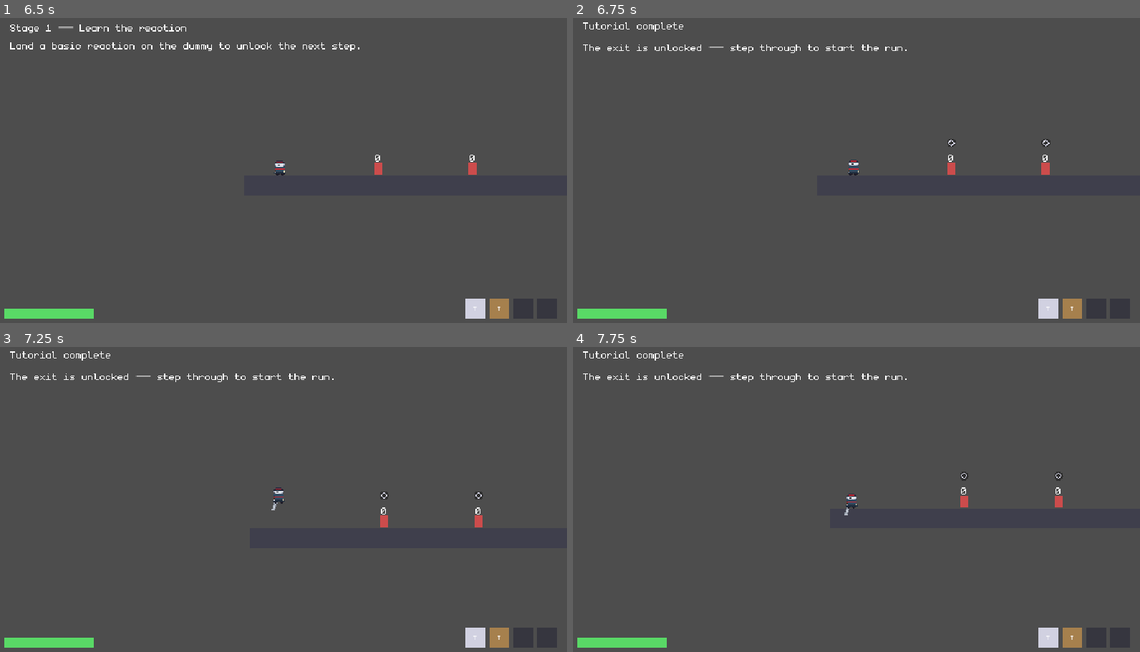
Above: before the commit, frames 1-4 (two rows, left to right).
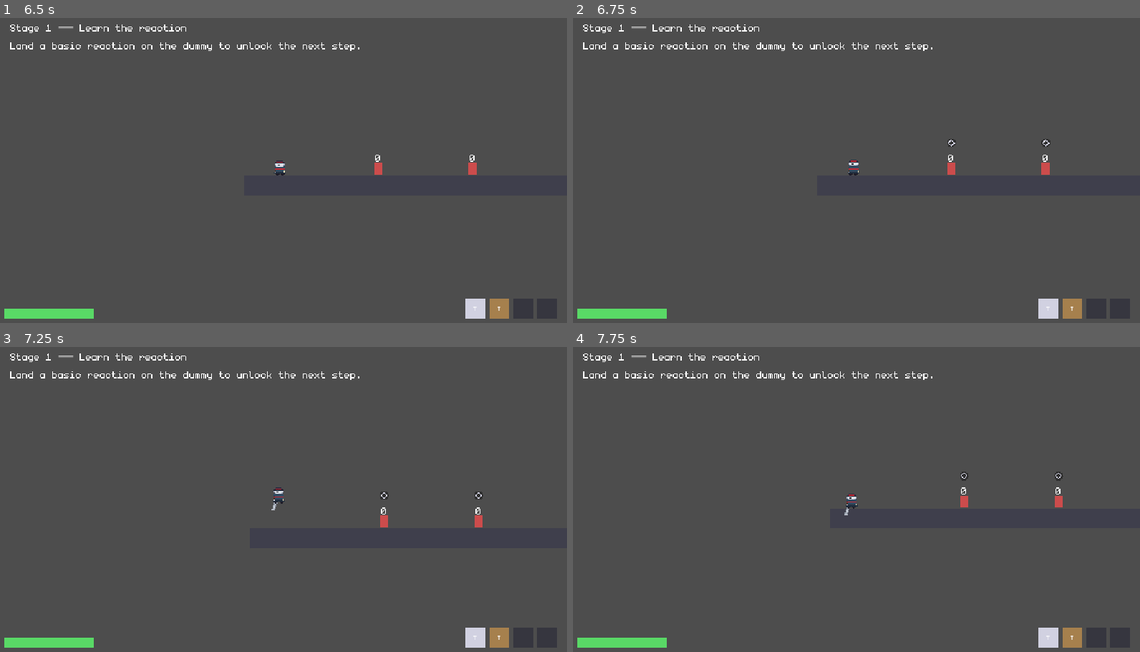
Above: after the commit, the same moments.

Repository: dry700/Elemental-Combat
Game: Godot game, scene res://scenes/world/tutorial_room.tscn
Same seed, same stepped clock (60 frames per second), same inputs: the game is played once before the commit and once after it. This scene is started directly instead of the project's main scene.
Inputs (mouse positions are in pixels of both pictures, inside the frame that each line leads up to):
- Up to frame 1 (6.5 s): tap Enter at 0.5 s; move the mouse to (408, 152) at 0.52 s; hold D (move_right) 0.53-1.25 s; click (408, 152) at 0.6 s; tap Space (jump) at 0.77, 3.77 s; drag from (164, 182) to (374, 167) at 1.27 s; move the mouse to (340, 97) at 2.02 s; hold D (move_right) 2.03-2.75 s; right-click (340, 97) at 2.1 s; click (340, 97) at 2.3 s; drag from (249, 231) to (340, 167) at 2.77 s; move the mouse to (453, 216) at 3.52 s; hold A (move_left) 3.53-4.25 s; tap 1 (equip_slot_1) at 3.6 s; click (453, 216) at 3.8 s; drag from (107, 118) to (351, 191) at 4.27 s; move the mouse to (311, 167) at 5.02 s; hold S (drop_down) 5.03-5.75 s; tap I (inspect) at 5.1 s; click (311, 167) at 5.3 s; drag from (192, 88) to (464, 167) at 5.77 s
- Up to frame 2 (6.75 s): move the mouse to (981, 152) at 6.52 s; hold W (menu_up) from 6.53 s (still down); tap Tab (swap) at 6.6 s
- Up to frame 3 (7.25 s): keep holding W (menu_up); tap Space (jump) at 6.77 s; click (408, 481) at 6.8 s
- Up to frame 4 (7.75 s): release W (menu_up) at 7.25 s; drag from (737, 511) to (822, 560) at 7.27 s

Frame 1 is identical in both runs. In frame 2, 0.7% of the frame differs, in the area x 1-64%, y 1-12%; in frame 3, 0.7%; in frame 4, 0.7%.

Commit message:
Fix tutorial room logic and add enemy respawning

Diff:
--- a/scripts/reactions/ElementalCombatant.gd
+++ b/scripts/reactions/ElementalCombatant.gd
@@ -37,6 +37,9 @@
 ## polling elemental.is_disabled() at the right point in _physics_process.
 signal disabled_expired
 
+## Emitted when a hit results in an actual reaction (not NO_REACTION).
+signal reaction_triggered(outcome: Reactions.Outcome, reaction_pair: Array[StringName])
+
 ## Sever shreds this. How armor mitigates incoming damage isn't specified
 ## anywhere in Appendix A (which only covers the elemental system, not a
 ## general stat/defense model) — it exists purely so Sever has something
@@ -295,6 +298,9 @@
 		_icd_windows[icd_key] = ICD_DURATION
 
 	var result := Reactions.resolve(hit_data.element, hit_data.charge, status)
+	if result.outcome != Reactions.Outcome.NO_REACTION:
+		reaction_triggered.emit(result.outcome, result.reaction_pair)
+
 	match result.outcome:
 		Reactions.Outcome.NO_REACTION:
 			status.apply(hit_data.element, hit_data.charge)
--- a/scripts/world/tutorial_room.gd
+++ b/scripts/world/tutorial_room.gd
@@ -11,6 +11,7 @@
 var _stage_index: int = 0
 var _completed: bool = false
 var _triggered_enemies: Array[Node] = []
+var _dummy_slots: Array[Dictionary] = []
 
 ## Above-the-player movement/jump prompt — tracks the player directly
 ## (same pattern DamageLabel already uses on TestDummy/PatrolDummy/Boss:
@@ -24,6 +25,16 @@
 
 
 func _ready() -> void:
+	for child in get_children():
+		if child is EnemySpawnPoint:
+			_dummy_slots.append({
+				"scene": child.enemy_scene,
+				"stats": child.enemy_stats,
+				"element": child.starting_element,
+				"pos": child.global_position,
+				"node": null
+			})
+
 	super._ready()
 	_spawn_player_if_needed()
 	_setup_movement_prompt()
@@ -37,6 +48,12 @@
 func _process(delta: float) -> void:
 	super._process(delta)  ## Preserve RoomController's own clear-check polling.
 	_update_movement_prompt()
+
+	if not _completed:
+		for slot in _dummy_slots:
+			var n = slot.node
+			if n == null or not is_instance_valid(n) or n.is_queued_for_deletion():
+				_respawn_dummy(slot)
 
 
 func _spawn_player_if_needed() -> void:
@@ -61,6 +78,7 @@
 	_player_prompt_label.position = Vector2(-40, -46)
 	_player_prompt_label.size = Vector2(80, 16)
 	_player_prompt_label.add_theme_font_size_override("font_size", 10)
+	_player_prompt_label.add_theme_font_override("font", load("res://assets/fonts/monogram.ttf"))
 	_player_prompt_label.add_theme_color_override("font_color", Color(1.0, 0.9, 0.3))
 	_player_prompt_label.add_theme_color_override("font_outline_color", Color.BLACK)
 	_player_prompt_label.add_theme_constant_override("outline_size", 3)
@@ -87,14 +105,37 @@
 
 func _connect_enemy_status_signals() -> void:
 	for enemy in get_tree().get_nodes_in_group("enemies"):
+		for slot in _dummy_slots:
+			if enemy.global_position.distance_to(slot.pos) < 1.0:
+				slot.node = enemy
+				break
+
 		var combatant := enemy.get("elemental") as ElementalCombatant
 		if combatant == null:
 			continue
-		if not combatant.status.status_applied.is_connected(_on_enemy_status_applied):
-			combatant.status.status_applied.connect(_on_enemy_status_applied.bind(enemy))
+		if not combatant.reaction_triggered.is_connected(_on_enemy_reaction_triggered):
+			combatant.reaction_triggered.connect(_on_enemy_reaction_triggered.bind(enemy))
 
 
-func _on_enemy_status_applied(_element: StringName, _charge: int, enemy: Node) -> void:
+func _respawn_dummy(slot: Dictionary) -> void:
+	var enemy := (slot.scene as PackedScene).instantiate()
+	if "enemy_stats" in enemy:
+		enemy.enemy_stats = slot.stats
+	if "starting_element" in enemy:
+		enemy.starting_element = slot.element
+
+	# add_child directly to the room. Using call_deferred is safer here to avoid physics errors
+	# if respawning mid-physics frame, but add_child works if called from _process.
+	add_child(enemy)
+	enemy.global_position = slot.pos
+	slot.node = enemy
+
+	var combatant := enemy.get("elemental") as ElementalCombatant
+	if combatant != null:
+		combatant.reaction_triggered.connect(_on_enemy_reaction_triggered.bind(enemy))
+
+
+func _on_enemy_reaction_triggered(_outcome: int, _pair: Array, enemy: Node) -> void:
 	if _completed or enemy == null or _triggered_enemies.has(enemy):
 		return
 	_triggered_enemies.append(enemy)
@@ -119,6 +160,9 @@
 			helper_label.text = "The exit is unlocked — step through to start the run."
 
 
+func _check_cleared() -> void:
+	pass
+
 func _on_exit_entered() -> void:
 	SaveManager.mark_tutorial_completed()
 	get_tree().change_scene_to_file(NEXT_SCENE)
Not shown, changed: Design.md
